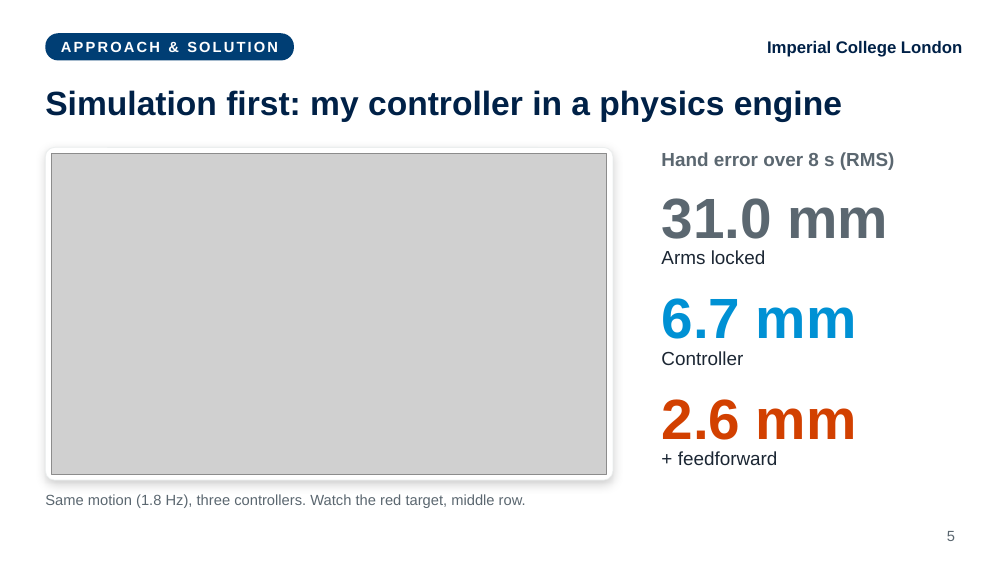
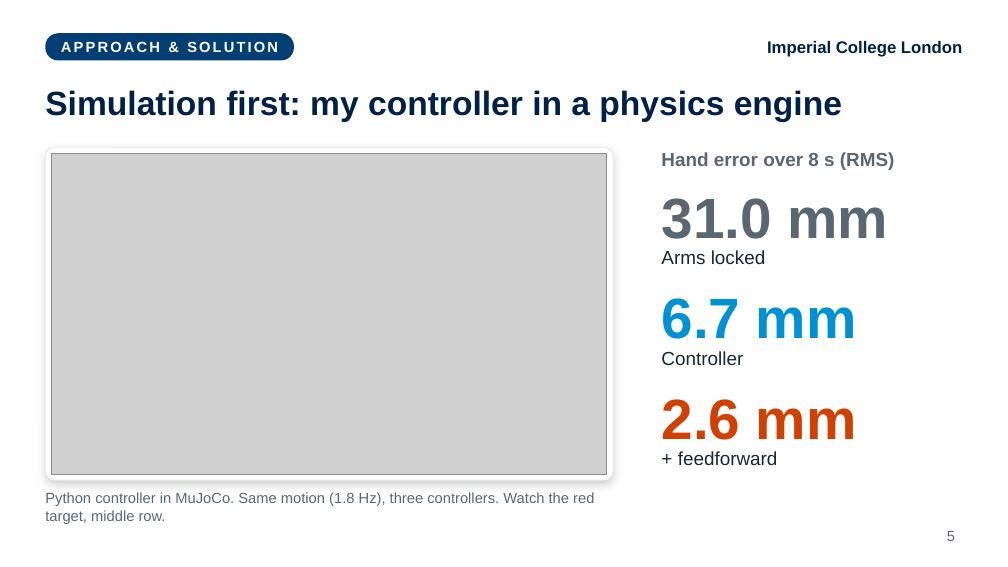
Before and after one commit to fechachris4/HumanSL_MAIN, a slide deck: slide 5 of presentation/World_Stable_Supernumerary_Effectors_Akabueze.pptx. Drawn at 1008x567 pixels with LibreOffice and Linux fonts; fonts in the diff are those of the drawing; grey boxes stand for pictures. Boxes give left, top, right and bottom in pixels: in the first picture for what was removed or moved away, otherwise in the second. Text is boxed around its words. In the diff, an @@ line names an element or a change of style, - is before the commit and + after.

```diff
--- a/presentation/World_Stable_Supernumerary_Effectors_Akabueze.pptx
+++ b/presentation/World_Stable_Supernumerary_Effectors_Akabueze.pptx
@@ text at <box>45,492,594,524</box>: text changed @@
-Same motion (1.8 Hz), three controllers. Watch the red target, middle row.
+Python controller in MuJoCo. Same motion (1.8 Hz), three controllers. Watch the red target, middle row.
```
Also in this commit, not shown: 2 other slides changed, 1 slide added, 1 slide removed, 2 other files.
